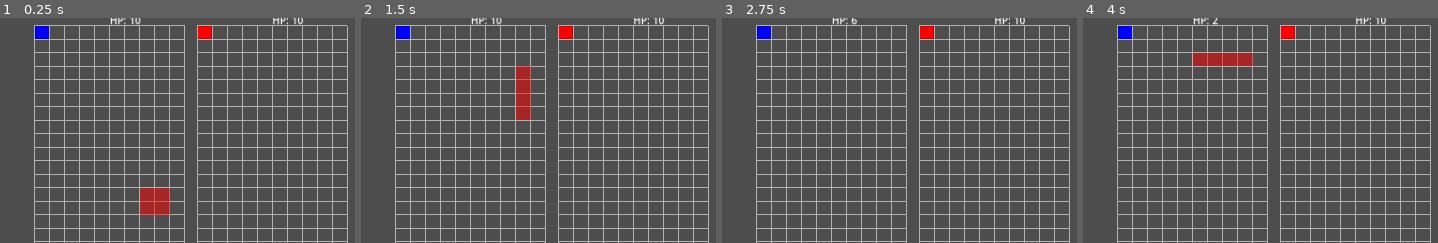
Above: before the commit, frames 1-4 (left to right).
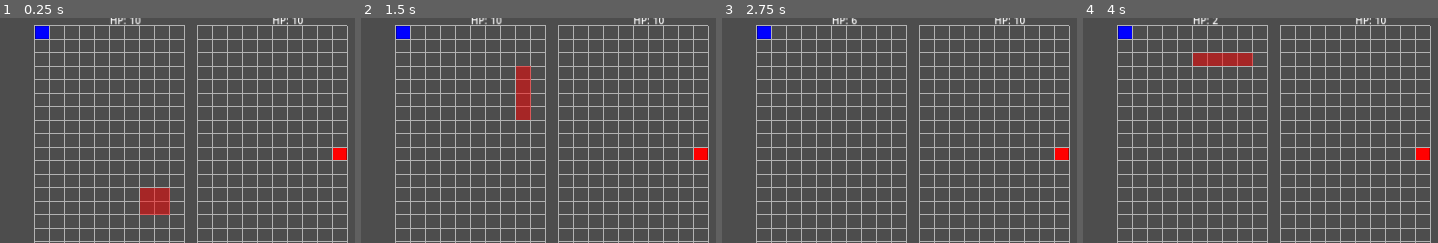
Above: after the commit, the same moments.

Repository: dBinet/SquirrelAttack
Game: Godot game, scene res://scenes/Main.tscn
Same seed, same stepped clock (60 frames per second), same inputs: the game is played once before the commit and once after it.
Inputs (mouse positions are % of the whole screen's width and height, from its top left):
- Up to frame 1 (0.25 s): no input
- Up to frame 2 (1.5 s): click "End Turn" at 0.5 s; click "End Turn" at 1.25 s
- Up to frame 3 (2.75 s): click "End Turn" at 2 s
- Up to frame 4 (4 s): tap Enter at 2.75 s; move the mouse to (81, 45) at 2.77 s; click (81, 45) at 2.92 s; tap Space at 3.5 s; drag from (34, 55) to (51, 70) at 3.52 s
The pictures show only the part of the screen within x 29-79%, y 11-61%; the shares and areas given below are measured in that part.

The runs differ from the first frame. In frame 1, 0.4% of the frame differs, in the area x 55-98%, y 3-64%; in frame 2, 0.4%; in frame 3, 0.4%; in frame 4, 0.4%.

Commit message:
Fix sprite offset for positive coordinates

Diff:
--- a/scripts/CharacterData.gd
+++ b/scripts/CharacterData.gd
@@ -257,7 +257,16 @@
                     min_x = min(min_x, float(c[0]) * scale - r)
                     min_y = min(min_y, float(c[1]) * scale - r)
     var cell := float(GRID.CELL_SIZE)
-    var offset := Vector2(-min_x, -min_y)
+    var offset_x: float = 0.0
+    var offset_y: float = 0.0
+    # Only apply an offset when shapes use negative coordinates. Positive
+    # values are already measured from the top-left of the canvas and should
+    # remain unchanged.
+    if min_x < 0:
+        offset_x = -min_x
+    if min_y < 0:
+        offset_y = -min_y
+    var offset := Vector2(offset_x, offset_y)
     offset.x = round(offset.x / cell) * cell
     offset.y = round(offset.y / cell) * cell
     _top_left_offsets[name] = offset
